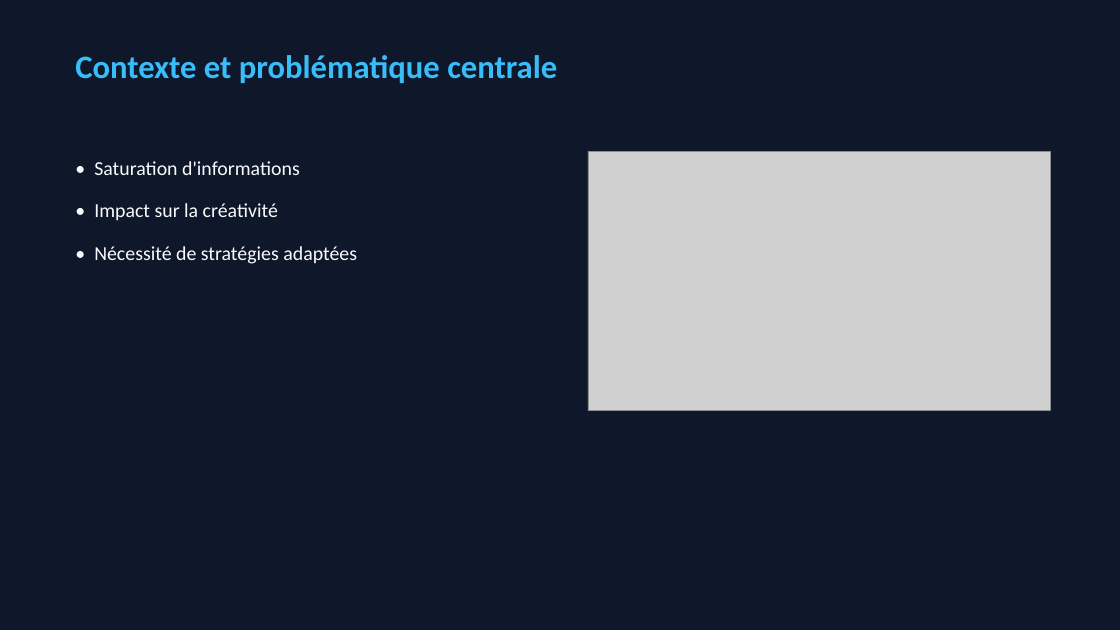
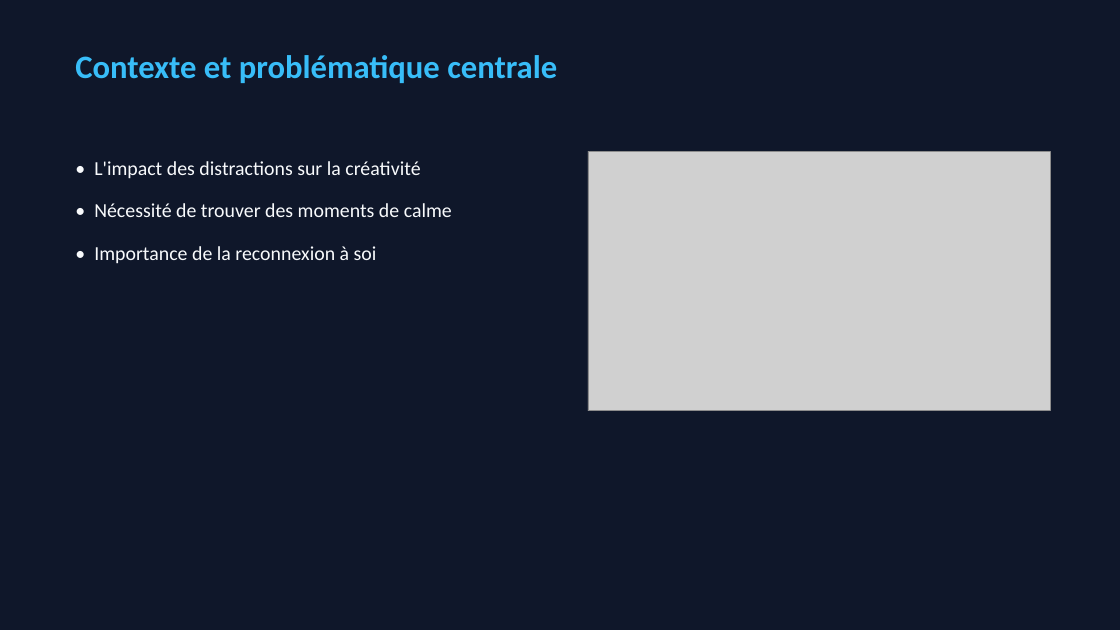
Before and after one commit to caroheymes/video-2-powerpoint-and-more, a slide deck: slide 2 of demo/output/presentation.pptx. Drawn at 1120x630 pixels with LibreOffice and Linux fonts; fonts in the diff are those of the drawing; grey boxes stand for pictures. Boxes give left, top, right and bottom in pixels: in the first picture for what was removed or moved away, otherwise in the second. Text is boxed around its words. In the diff, an @@ line names an element or a change of style, - is before the commit and + after.

```diff
--- a/demo/output/presentation.pptx
+++ b/demo/output/presentation.pptx
@@ text at [94,161,452,264]: text changed @@
-• Saturation d'informations
-• Impact sur la créativité
-• Nécessité de stratégies adaptées
+• L'impact des distractions sur la créativité
+• Nécessité de trouver des moments de calme
+• Importance de la reconnexion à soi
```
Also in this commit, not shown: 9 other slides changed, 18 other files.
